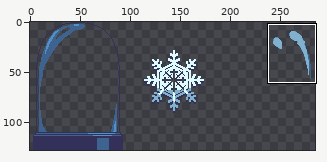
File history of a sprite sheet, Winter Defense/Content/imgs/characters/Crystal.png. Above, an overview of the earlier version with the close-up marked.
Close-up. Before:
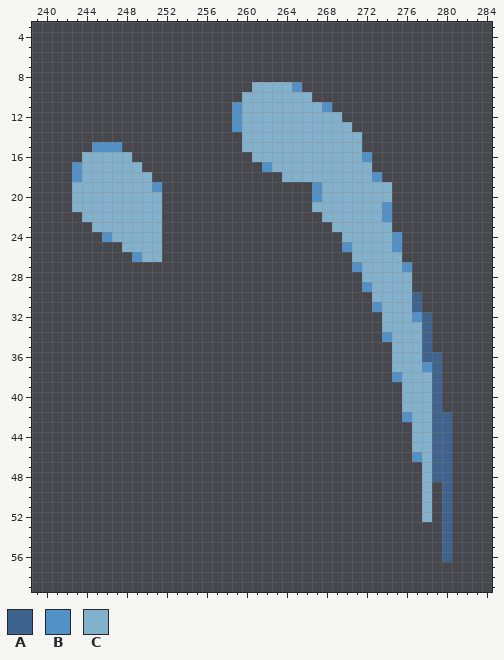
The file is 288x128 pixels. Shown: x 239..284, y 3..59. The wide view leaves out empty margins.
Palette (. is transparent): A #3f638f  B #5291c8  C #81b1cd
Pixels before (only the part around the change), first column x 239:
 3 ..............................................
 4 ..............................................
 5 ..............................................
 6 ..............................................
 7 ..............................................
 8 ..............................................
 9 ......................CCCCB...................
10 .....................CCCCCCC..................
11 ....................BCCCCCCCCB................
12 ....................BCCCCCCCCCC...............
13 ....................BCCCCCCCCCCC..............
14 .....................CCCCCCCCCCCC.............
15 ......BBB............CCCCCCCCCCCC.............
16 .....CCCCC............CCCCCCCCCCCB............
17 ....BCCCCCC............BCCCCCCCCCC............
18 ....BCCCCCCC.............CCCCCCCCCB...........
19 ....CCCCCCCCB...............BCCCCCCC..........
20 ....CCCCCCCCC...............BCCCCCCC..........
21 ....CCCCCCCCC...............CCCCCCCB..........
22 .....CCCCCCCC................CCCCCCB..........
23 ......CCCCCCC.................CCCCCC..........
24 .......BCCCCC..................CCCCCB.........
25 .........CCCC..................BCCCCB.........
26 ..........BCC...................CCCCC.........
27 ................................BCCCCB........
28 .................................CCCCC........
29 .................................BCCCC........
30 ..................................CCCCA.......
31 ..................................BCCCA.......
32 ...................................CCCBA......
33 ...................................CCCCA......
34 ...................................BCCCA......
35 ....................................CCCA......
36 ....................................CCCAA.....
37 ....................................CCCBA.....
38 ....................................BCCCA.....
39 .....................................CCCA.....
40 .....................................CCCA.....
41 .....................................CCCA.....
42 .....................................BCCAA....
43 ......................................CCAA....
44 ......................................CCAA....
45 ......................................CCAA....
46 ......................................BCAA....
47 .......................................CAA....
48 .......................................CAA....
49 .......................................C.A....
50 .......................................C.A....
51 .......................................C.A....
52 .......................................C.A....
53 .........................................A....
54 .........................................A....
55 .........................................A....
56 .........................................A....
57 ..............................................
58 ..............................................
59 ..............................................
After:
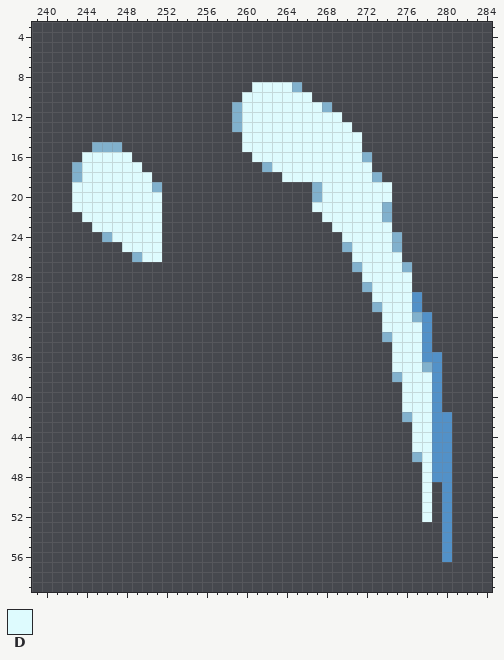
Colours new in this view: D #defbfe
The exact change:
The edit turns colour A into colour B in rows 30 to 31 at x 277; in rows 32 to 35 at x 278; in row 36 at x 278 to 279; in rows 37 to 41 at x 279; in rows 42 to 48 at x 279 to 280; in rows 49 to 56 at x 280.
The edit turns colour B into colour C in row 9 at x 265; in row 11 at x 259 and 268; in rows 12 to 13 at x 259; in row 15 at x 245 to 247; in row 16 at x 272; in row 17 at x 243 and 262.
The edit turns colour B into colour C in row 18 at x 243 and 273; in row 19 at x 251 and 267; in row 20 at x 267; in rows 21 to 22 at x 274; in row 24 at x 246 and 275; in row 25 at x 270 and 275.
The edit turns colour B into colour C in row 26 at x 249; in row 27 at x 271 and 276; in row 29 at x 272; in row 31 at x 273; in row 32 at x 277; in row 34 at x 274.
The edit turns colour B into colour C in row 37 at x 278; in row 38 at x 275; in row 42 at x 276; in row 46 at x 277.
The edit turns colour C into colour D in row 9 at x 261 to 264; in row 10 at x 260 to 266; in row 11 at x 260 to 267; in row 12 at x 260 to 269; in row 13 at x 260 to 270; in rows 14 to 15 at x 260 to 271.
The edit turns colour C into colour D in row 16 at x 244 to 248 and 261 to 271; in row 17 at x 244 to 249 and 263 to 272; in row 18 at x 244 to 250 and 264 to 272; in row 19 at x 243 to 250 and 268 to 274; in row 20 at x 243 to 251 and 268 to 274; in row 21 at x 243 to 251 and 267 to 273.
The edit turns colour C into colour D in row 22 at x 244 to 251 and 268 to 273; in row 23 at x 245 to 251 and 269 to 274; in row 24 at x 247 to 251 and 270 to 274; in row 25 at x 248 to 251 and 271 to 274; in row 26 at x 250 to 251 and 271 to 275; in row 27 at x 272 to 275.
The edit turns colour C into colour D in row 28 at x 272 to 276; in rows 29 to 30 at x 273 to 276; in rows 31 to 32 at x 274 to 276; in row 33 at x 274 to 277; in rows 34 to 37 at x 275 to 277; in rows 38 to 41 at x 276 to 278.
The edit turns colour C into colour D in rows 42 to 45 at x 277 to 278; in rows 46 to 52 at x 278.
